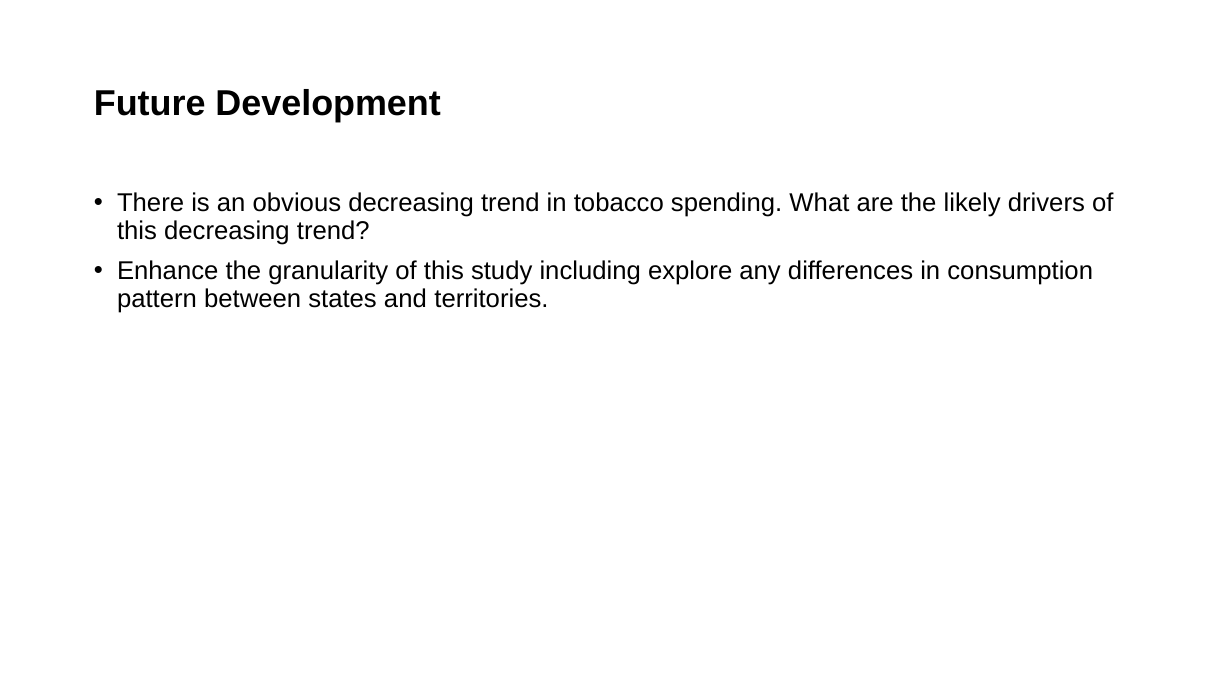
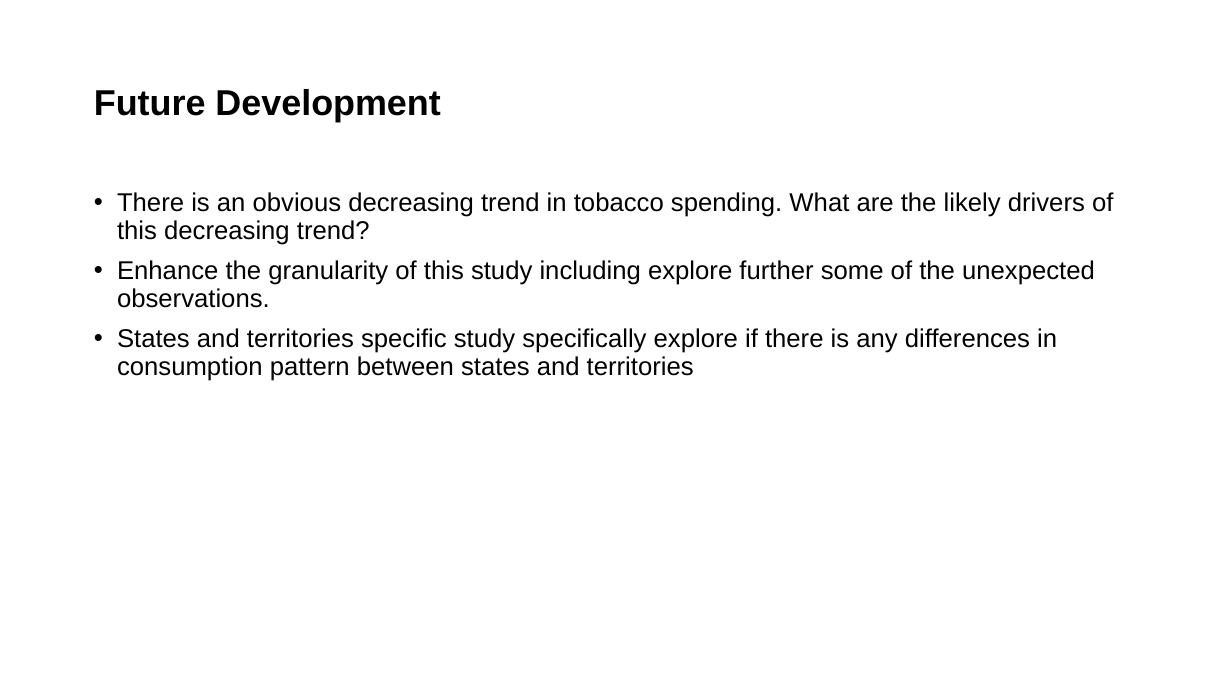
Before and after one commit to twigikit/FTBC_project_1, a slide deck: slide 14 of Aus Household Consumption and Expenditure Pattern.pptx. Drawn at 1232x693 pixels with LibreOffice and Linux fonts; fonts in the diff are those of the drawing. Boxes give left, top, right and bottom in pixels: in the first picture for what was removed or moved away, otherwise in the second. Text is boxed around its words. In the diff, an @@ line names an element or a change of style, - is before the commit and + after.

Commit message:
Update slide decks

```diff
--- a/Aus Household Consumption and Expenditure Pattern.pptx
+++ b/Aus Household Consumption and Expenditure Pattern.pptx
@@ text at (x1=117, y1=260, x2=1095, y2=381): text changed @@
-• Enhance the granularity of this study including explore any differences in consumption pattern between states and territories.
+• Enhance the granularity of this study including explore further some of the unexpected observations.
+• States and territories specific study specifically explore if there is any differences in consumption pattern between states and territories
```
Also in this commit, not shown: 2 other slides changed.
